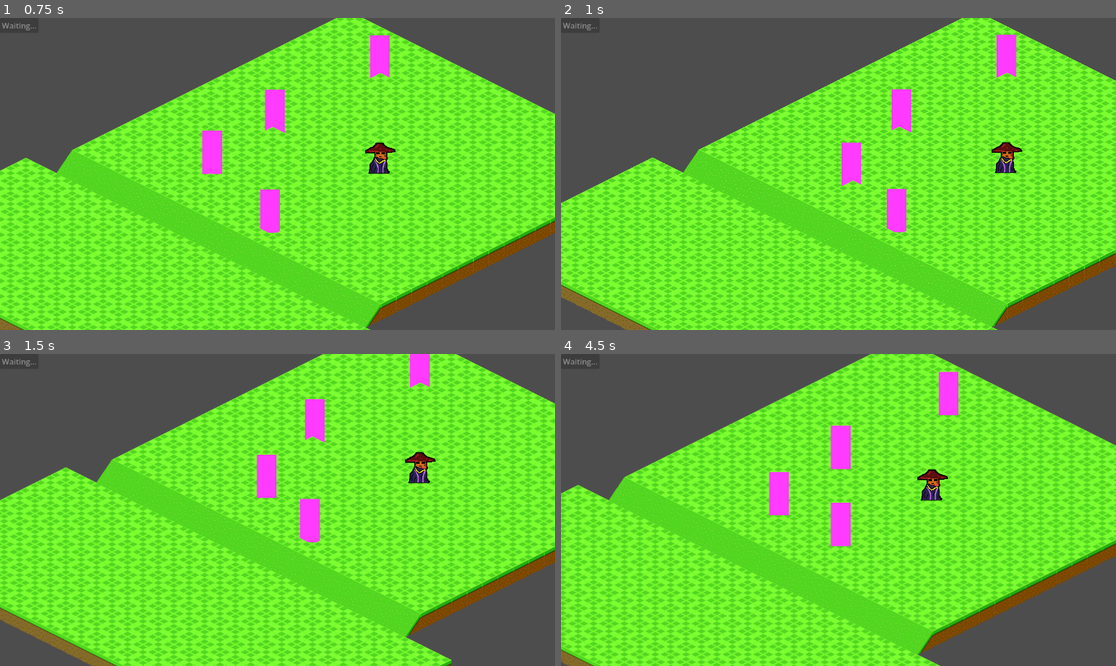
Above: before the commit, frames 1-4 (two rows, left to right).
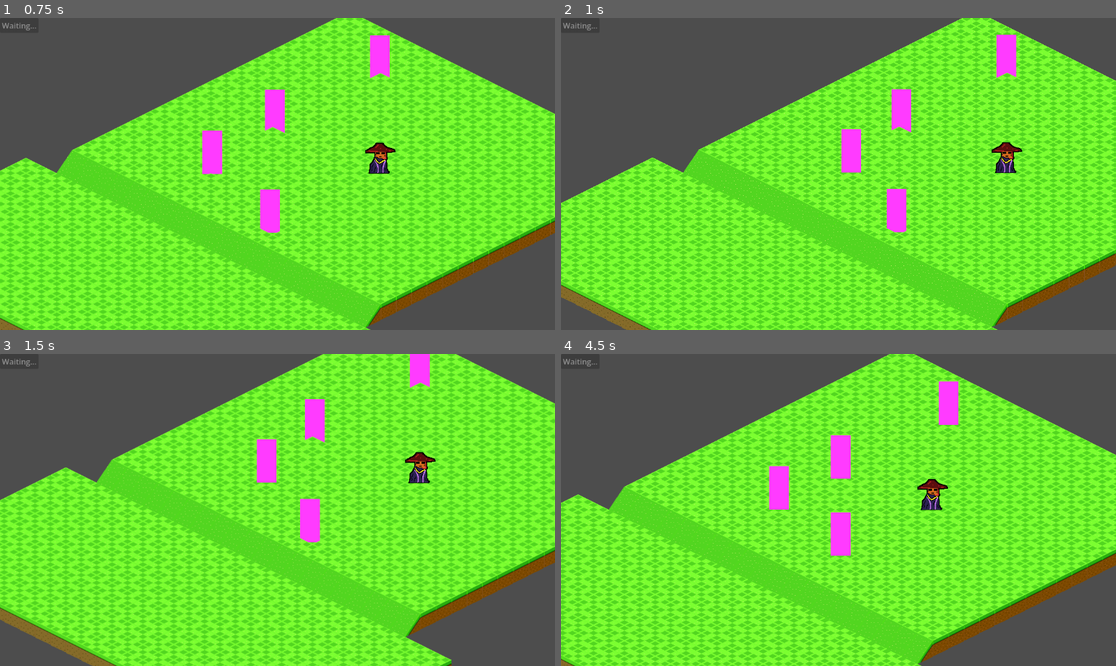
Above: after the commit, the same moments.

Repository: melyoda/godot-tactics-game
Game: Godot game, scene res://scenes/main.tscn
Two runs of this game, one before a commit and one after it. Both use one fixed random seed, a clock stepped at 60 frames per second and the inputs below.
Inputs (mouse positions are in pixels of both pictures, inside the frame that each line leads up to):
- Up to frame 1 (0.75 s): click "End Turn" at 0.5 s
- Up to frame 2 (1 s): no input
- Up to frame 3 (1.5 s): move the mouse to (399, 494) at 1.27 s; click (399, 494) at 1.42 s
- Up to frame 4 (4.5 s): drag from (727, 525) to (810, 572) at 2.02 s; move the mouse to (894, 441) at 2.77 s; click (894, 441) at 2.92 s; drag from (810, 572) to (672, 463) at 3.52 s; click "End Turn" at 4.25 s

Frame 1 is identical in both runs. In frame 2, 0.3% of the frame differs, in the area x 50-55%, y 35-54%; in frame 3, 0.4%; in frame 4, 31%, in the area x 0-100%, y 0-100%.

Commit message:
latest working version for enemy movement, goes thru player and other enemies but doesnt realy matter, right

Diff:
--- a/scripts/enemy_ai.gd
+++ b/scripts/enemy_ai.gd
@@ -19,43 +19,29 @@
 	var my_pos = brain.floor_layer.local_to_map(global_position)
 	var player_pos = brain.floor_layer.local_to_map(player.global_position)
 
-	# NEW: Calculate distance to player before deciding to move
+	# 1. Check distance
 	var dist_to_player = abs(player_pos.x - my_pos.x) + abs(player_pos.y - my_pos.y)
 
-	# If distance is 1, we are already adjacent. Stop here.
 	if dist_to_player <= 1:
 		print(name, ": Already adjacent to player. Preparing to attack.")
-		# Trigger Attack Animation here later
+		# Combat logic will go here
 		finish_action()
 		return
 
-	var target = my_pos
+	# 2. Get the A* step
+	var target = brain.get_next_path_step(my_pos, player_pos)
 
-	# 1. Calculate the step toward the player
-	if player_pos.x > my_pos.x:
-		target.x += 1
-	elif player_pos.x < my_pos.x:
-		target.x -= 1
-	elif player_pos.y > my_pos.y:
-		target.y += 1
-	elif player_pos.y < my_pos.y:
-		target.y -= 1
+	# 3. Movement Logic
+	if target == player_pos:
+		print(name, ": Next step is player tile. Staying put to attack.")
+		finish_action()
+		return # Stop here!
 
-	# 3. Final Surgical Gate (Walkable? Occupied?)
-	# This single check handles walls, other enemies, and the player space.
-	if brain.is_tile_walkable(target):
+	if target != my_pos and brain.is_tile_walkable(target):
 		move_to_grid_tile(target)
 	else:
-		#print(name, ": Path blocked or target occupied. Waiting.")
-		print(name, ": Path blocked by obstacle. Ending turn.")
+		print(name, ": No valid path step found.")
 		finish_action()
-
-	## 2. SURGICAL CHECK: Is the player (or anyone else) on my target tile?
-	if target == player_pos:
-		print(name, ": Player is in my way! Staying put to attack/wait.")
-		# Here you would trigger an attack animation
-		finish_action()
-		return
 
 func on_move_finished():
 	# If we have more AP, we could call take_turn() again for multi-step AI
--- a/scripts/game_manager.gd
+++ b/scripts/game_manager.gd
@@ -7,6 +7,7 @@
 }
 
 var turn_state: TurnState = TurnState.PROCESSING # Start in processing
+var astar_grid = AStarGrid2D.new()
 var enemies = []
 var unit_positions = {}
 var enemies_finished_this_turn: int = 0
@@ -39,8 +40,23 @@
 
 	if player != null and ui_layer != null:
 		game_started = true
+		setup_astar()
 		print("👑 Iron Throne: Systems Online. Starting Game.")
+		print("👑 A* Grid Initialized. Region: ", astar_grid.region)
 		start_player_turn()
+
+func setup_astar():
+	astar_grid.region = floor_layer.get_used_rect()
+	astar_grid.cell_size = Vector2(1, 1) # We use grid coordinates, not pixels
+	astar_grid.diagonal_mode = AStarGrid2D.DIAGONAL_MODE_NEVER # Keep it 4-directional
+	astar_grid.update()
+
+	# Loop through the grid and mark obstacles
+	for x in range(astar_grid.region.size.x):
+		for y in range(astar_grid.region.size.y):
+			var pos = Vector2i(x + astar_grid.region.position.x, y + astar_grid.region.position.y)
+			if not is_tile_walkable(pos):
+				astar_grid.set_point_solid(pos, true)
 
 # --- The Flow Control (The Iron Rule) ---
 
@@ -60,12 +76,7 @@
 		# Small delay between enemies so the camera/player can breathe
 		await get_tree().create_timer(0.3).timeout
 		_process_next_enemy()
-	#elif turn_state == TurnState.ENEMY_TURN:
-		#if not enemies.has(unit):
-			#return  # Ignore weird calls (like player accidentally calling)
-		#
-		#enemies_finished_this_turn += 1
-		#_check_enemy_queue()
+
 
 func _transition_to_enemy_turn():
 	print("Brain: Player finished. Moving to ENEMY_TURN.")
@@ -129,6 +140,37 @@
 	if ui_layer:
 		ui_layer.refresh_ui()
 
+func get_next_path_step(from_pos: Vector2i, to_pos: Vector2i) -> Vector2i:
+	update_astar_obstacles()
+
+	# Ensure the start and end points are within the A* region
+	if not astar_grid.region.has_point(from_pos) or not astar_grid.region.has_point(to_pos):
+		print("DEBUG: Pathfinding out of bounds! From:", from_pos, " To:", to_pos)
+		return from_pos
+
+	# SURGERY: Force the player tile to be walkable for this specific calculation
+	astar_grid.set_point_solid(to_pos, false)
+
+	#var path = astar_grid.get_id_path(from_pos, to_pos)
+	var path = astar_grid.get_point_path(from_pos, to_pos)
+
+	if path.size() > 1:
+		return path[1]
+
+	print("DEBUG: A* failed to find path from ", from_pos, " to ", to_pos)
+	print("From:", from_pos, " To:", to_pos)
+	print("Path:", path)
+	return from_pos
+
+func update_astar_obstacles():
+	var region = astar_grid.region
+	# We loop through the actual coordinates used by the TileMap
+	for x in range(region.position.x, region.end.x):
+		for y in range(region.position.y, region.end.y):
+			var pos = Vector2i(x, y)
+			# Standardize: check if it's walkable, then tell AStar
+			astar_grid.set_point_solid(pos, not is_tile_walkable(pos))
+
 # --- Grid & Logic (Path Decoupling Source) ---
 
 func register_unit(unit, grid_pos: Vector2i):
@@ -140,7 +182,8 @@
 	unit_positions[new_pos] = unit
 
 func is_cell_occupied(grid_pos: Vector2i) -> bool:
-	return unit_positions.has(grid_pos)
+	#return unit_positions.has(grid_pos)
+	return false
 
 func is_tile_walkable(grid_coords: Vector2i) -> bool:
 	# 1. Check Floor
